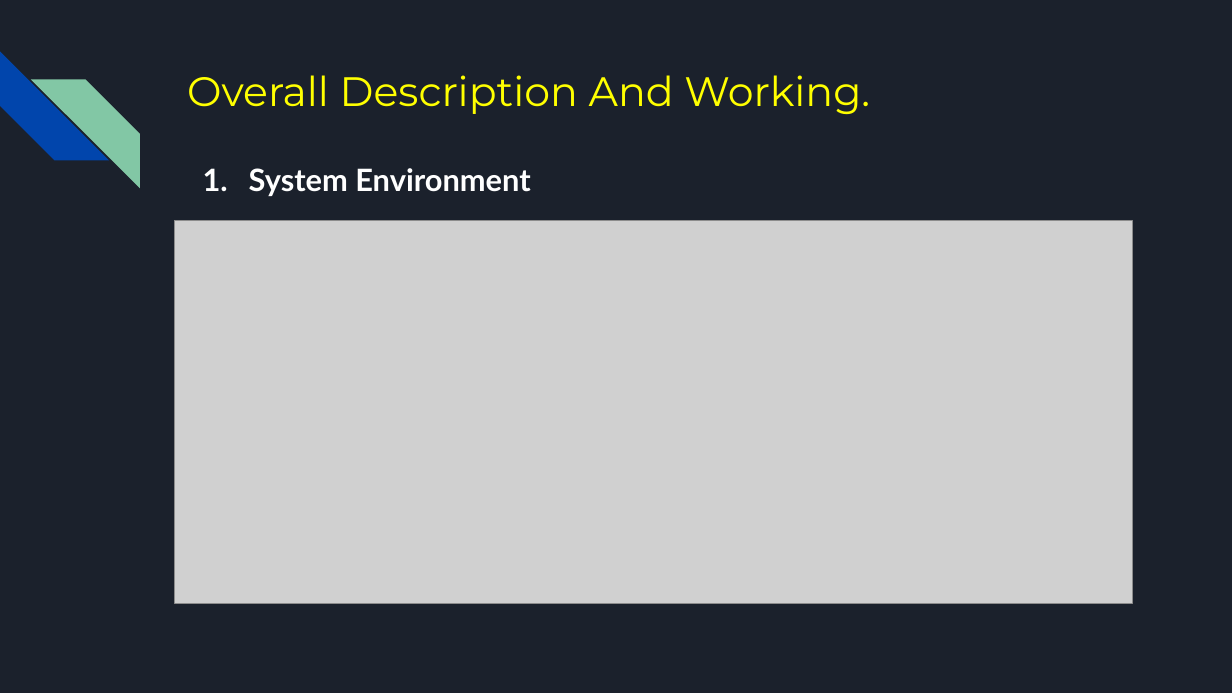
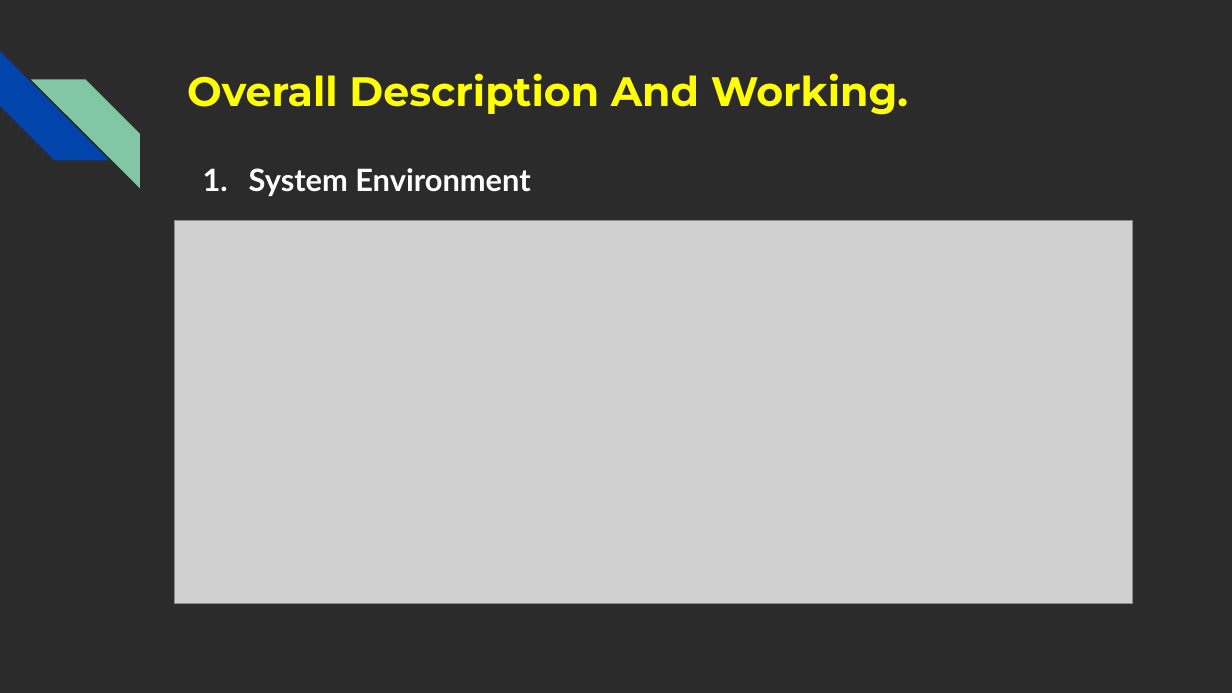
Before and after one commit to rhnmht30/endeavour-hackathon, a slide deck: slide 6 of Untitled presentation.pptx. Drawn at 1232x693 pixels with LibreOffice and Linux fonts; fonts in the diff are those of the drawing; grey boxes stand for pictures; background and template pictures are left out; a plain dark background stands for a picture behind light text. Boxes give left, top, right and bottom in pixels: in the first picture for what was removed or moved away, otherwise in the second. Text is boxed around its words. In the diff, an @@ line names an element or a change of style, - is before the commit and + after.

```diff
--- a/Untitled presentation.pptx
+++ b/Untitled presentation.pptx
@@ background #1B212C to picture (left out) @@
@@ title "Overall Description And Working." at (x1=187, y1=73, x2=908, y2=115): bold on @@
```
Also in this commit, not shown: 5 other slides changed, 3 slides added.
